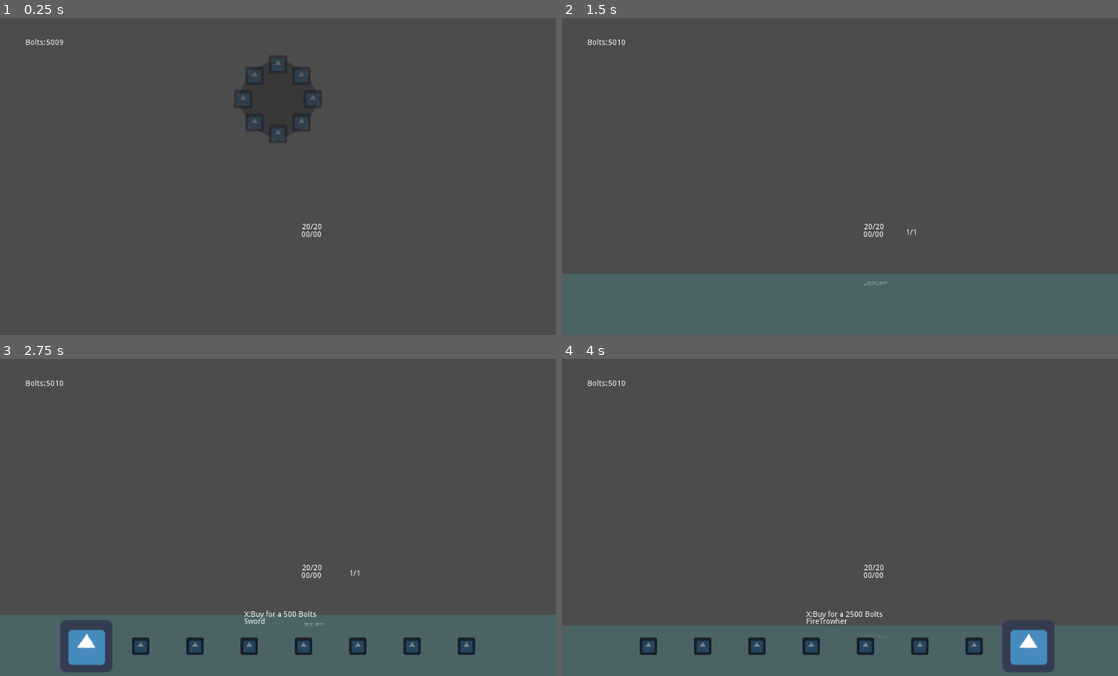
Above: before the commit, frames 1-4 (two rows, left to right).
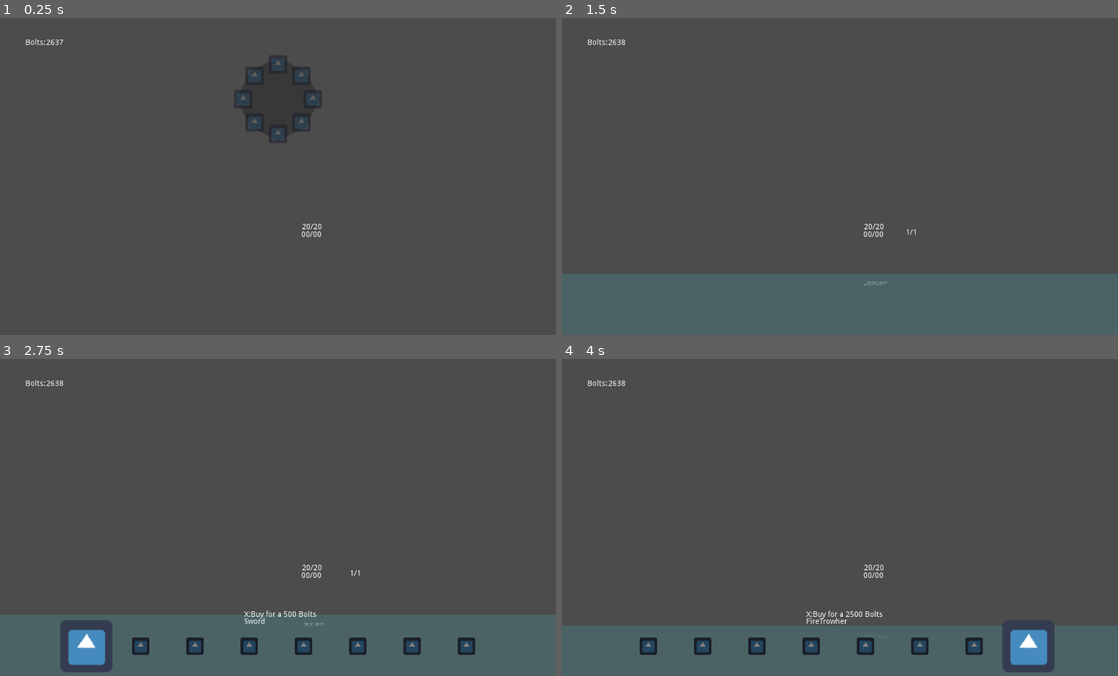
Above: after the commit, the same moments.

Repository: Galomortal47/Metroidvania
Game: Godot game, scene res://Test/Test.tscn
Two runs of this game, one before a commit and one after it. Both use one fixed random seed, a clock stepped at 60 frames per second and the inputs below. The project has no main scene, so this scene is started directly. The engine's default icon, where the game draws it, is replaced by a stand-in: a white triangle on a blue panel in a dark square.
Inputs (mouse positions are in pixels of both pictures, inside the frame that each line leads up to):
- Up to frame 1 (0.25 s): no input
- Up to frame 2 (1.5 s): tap Enter (ui_accept) at 0.5, 0.77 s; move the mouse to (962, 157) at 0.52 s; hold Right (ui_right) 0.53-1.28 s; move the mouse to (728, 189) at 1.27 s; hold Down (ui_down) from 1.28 s (still down)
- Up to frame 3 (2.75 s): tap Enter (ui_accept) at 1.52 s; move the mouse to (333, 441) at 2.02 s; release Down (ui_down) at 2.03 s; hold Right (ui_right) from 2.03 s (still down)
- Up to frame 4 (4 s): move the mouse to (812, 577) at 2.77 s; release Right (ui_right) at 2.78 s; hold Up (ui_up) 2.78-3.53 s; tap Enter (ui_accept) at 3.02, 3.77 s; move the mouse to (1006, 561) at 3.52 s; hold Left (ui_left) from 3.53 s (still down)

The runs differ from the first frame. In frame 1, less than 0.1% of the frame differs, in the area x 8-12%, y 6-9%; in frame 2, less than 0.1%; in frame 3, less than 0.1%, in the area x 8-65%, y 6-69%; in frame 4, less than 0.1%.

Commit message:
more bug fixes

Diff:
--- a/Scripts/Pick Up.gd
+++ b/Scripts/Pick Up.gd
@@ -3,10 +3,6 @@
 export var health = 0
 export var gun_id = 1
 export var ammo = 10
-
-func _ready():
-	randomize()
-	gun_id = rand_range(0,7)
 
 func _on_Pick_Up_body_shape_entered(body_id, body, body_shape, area_shape):
 	if body.has_node("Health"):
--- a/Scripts/Platform Sticker 2.gd
+++ b/Scripts/Platform Sticker 2.gd
@@ -10,7 +10,7 @@
 	if raycast.is_colliding() and not has_node("Player"):
 		player = raycast.get_collider()
 		var pos =  player.get_global_position()
-		get_tree().get_root().get_node("Test").remove_child( player)
+		player.get_parent().remove_child( player)
 		self.add_child(player)
 		player.set_global_position(pos)
 		parent = true
--- a/Test/Test.tscn
+++ b/Test/Test.tscn
@@ -222,7 +222,6 @@
 [node name="Platform2" parent="Platform" instance=ExtResource( 1 )]
 
 [node name="Platform2" type="Node2D" parent="."]
-editor/display_folded = true
 position = Vector2( 209.068, -1.43201 )
 scale = Vector2( -1, 1 )
 
--- a/save.json
+++ b/save.json
@@ -1 +1 @@
-{"gun":[false,false,false,false,false,false,false,false],"hp":20,"level":"res://Levels/Test.tscn","money":5009,"position_x":0,"position_y":0,"score":100}
+{"gun":[false,false,false,false,false,false,false,false],"hp":20,"level":"res://Levels/Test.tscn","money":2637,"position_x":0,"position_y":0,"score":100}
